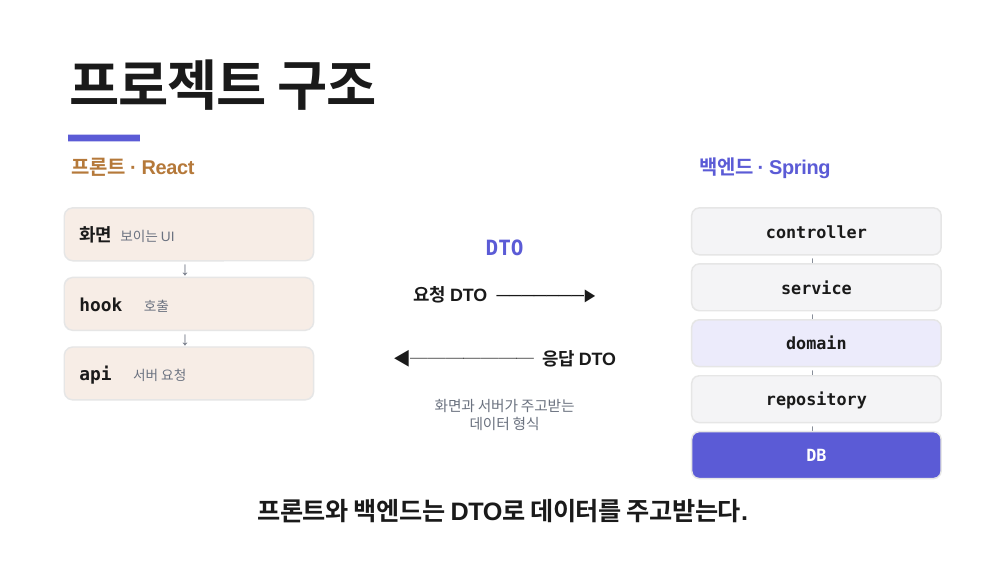
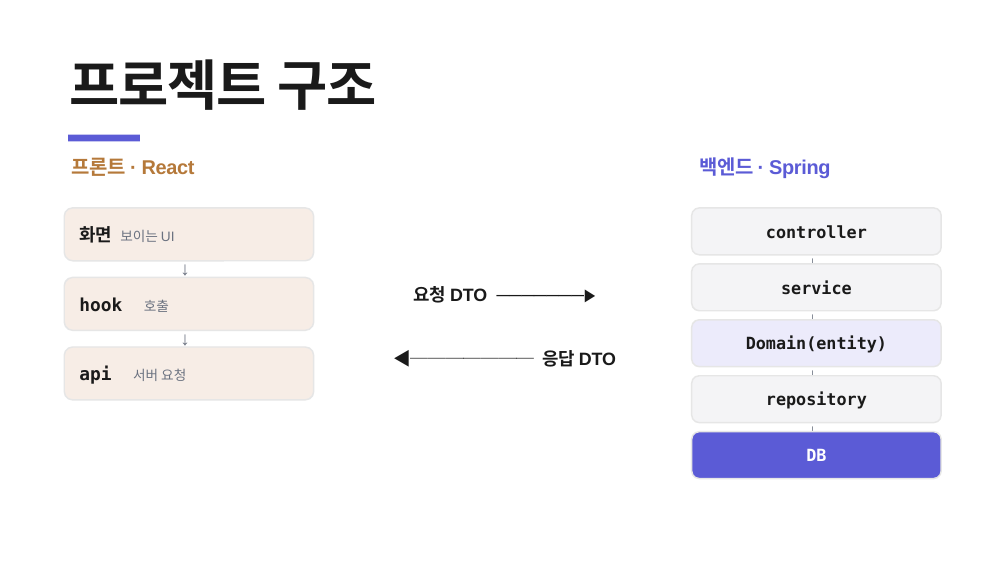
Before and after one commit to heyoonyoon/distributed-programming, a slide deck: slide 22 of docs/presentation/보험발표-figma.pptx (slide 18 before the commit). Drawn at 1008x567 pixels with LibreOffice and Linux fonts; fonts in the diff are those of the drawing. Boxes give left, top, right and bottom in pixels: in the first picture for what was removed or moved away, otherwise in the second. Text is boxed around its words. In the diff, an @@ line names an element or a change of style, - is before the commit and + after.

```diff
--- a/docs/presentation/보험발표-figma.pptx
+++ b/docs/presentation/보험발표-figma.pptx
@@ text removed at bbox=[486, 239, 524, 256] @@
-DTO
@@ text in rounded rectangle at bbox=[746, 336, 887, 353]: text changed @@
-domain
+Domain(entity)
@@ text removed at bbox=[435, 399, 575, 430] @@
-화면과 서버가 주고받는
-데이터 형식
@@ text removed at bbox=[257, 499, 748, 523] @@
-프론트와 백엔드는 DTO로 데이터를 주고받는다.
```
Also in this commit, not shown: 26 other slides changed, 8 slides added, 4 slides removed, 1 other file.
